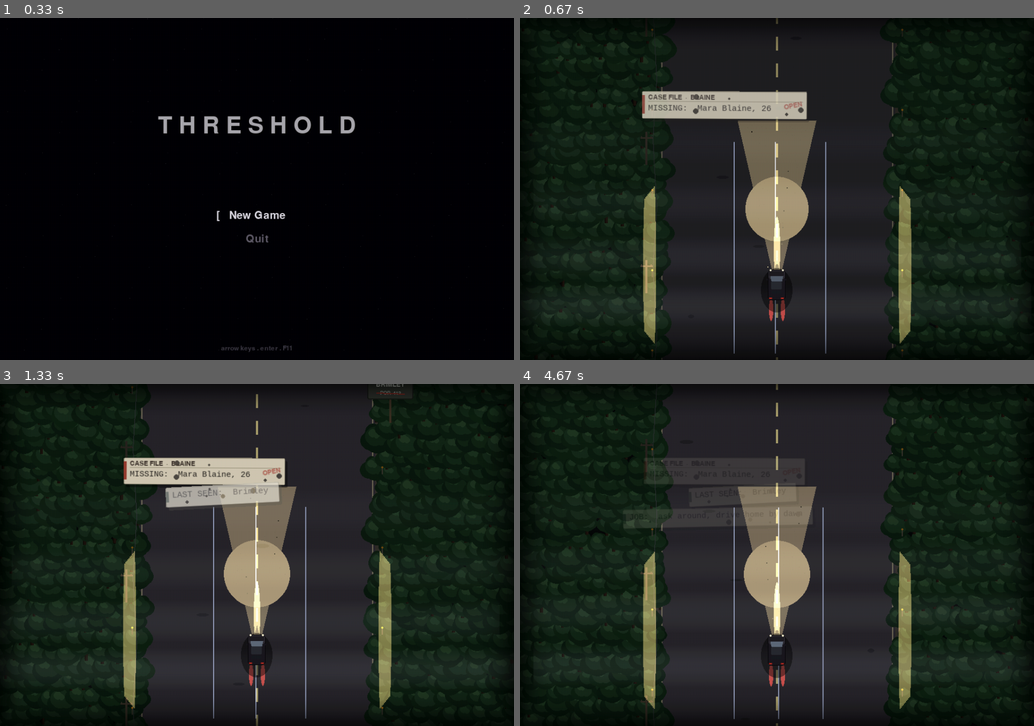
Above: before the commit, frames 1-4 (two rows, left to right).
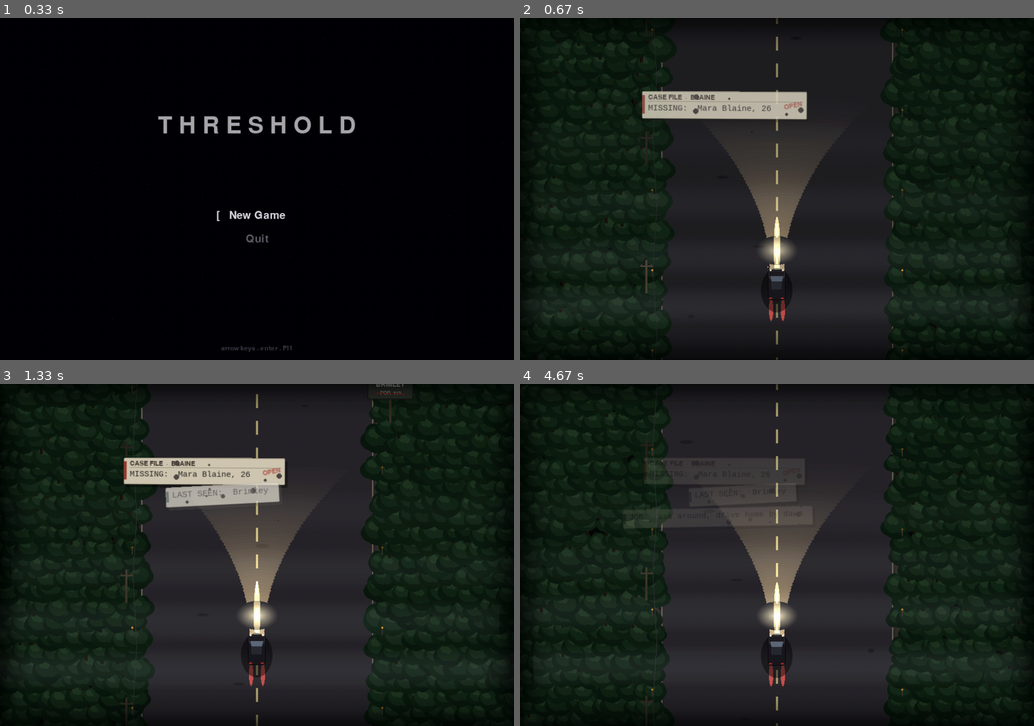
Above: after the commit, the same moments.

Repository: AV-ASU/Threshold
Game: pygame game, started from main.py
Two runs of this game, one before a commit and one after it. Both use one fixed random seed, a clock stepped at 60 frames per second and the inputs below.
Inputs:
- Up to frame 1 (0.33 s): no input
- Up to frame 2 (0.67 s): tap Enter at 0.33 s
- Up to frame 3 (1.33 s): hold Up 0.67-1.13 s; tap E at 1.22 s
- Up to frame 4 (4.67 s): type "ann" at 2.67 s; tap Enter at 3 s

Frame 1 is identical in both runs. In frame 2, 7.1% of the frame differs, in the area x 23-77%, y 30-99%; in frame 3, 6.7%; in frame 4, 7.2%, in the area x 23-77%, y 30-98%.

Commit message:
Rework the headlight beam; drop the side-spill and sheen lines
Top-down light on side geometry never read as anything but pasted-on
glows, so cut the tree-edge spill entirely and put the work into the beam
itself. The beam is now a warm cone built from stacked soft ellipse
slices: hot and tight at the lamps, splaying wider and cooling to amber as
it fades up the road, with a bright hotspot pooling on the asphalt just
ahead.

Fixes a real bug: the glow layer is composited with BLEND_RGBA_ADD, which
adds the full source RGB and ignores per-shape alpha -- so the old
alpha-based falloff did nothing and the beam blew out (and stayed bright
even when the engine died). The falloff now lives in the colour brightness,
scaled by distance and headlight strength, so the beam guts out correctly
as the lights die.

Also drop the cold "sheen" streaks (they read as painted lane lines).
Wet-road cues now come only from the warm headlight reflection and the red
taillight bleed -- both tied to actual light sources.

https://claude.ai/code/session_01WrwS5i6eVUcuwZtzFH1N9w

Diff:
--- a/systems/game.py
+++ b/systems/game.py
@@ -2817,21 +2817,7 @@
         # back toward the car, and the taillights bleeding red onto the road
         # behind it. All additive over the dark asphalt.
         gy = cy - int(H * 0.20)
-        sheen = 0.30 + 0.70 * light       # the slick fades as the lights die
         wet = pygame.Surface((W, H), pygame.SRCALPHA)
-        # Thin cold reflective streaks down the wet lane (shimmer slightly),
-        # concentrated in the lit near-field so they read as reflections, not
-        # painted lines, and fade out up the dark road.
-        for sf, amp in ((0.32, 3), (0.5, 2), (0.7, 3)):
-            sx = int(rx0 + road_w * sf + math.sin(t * 0.7 + sf * 10) * 3)
-            for i in range(5, 0, -1):
-                f = i / 5
-                rw = max(1, int(3 * f))
-                a = int(amp * (1 - f) * sheen)
-                if a > 0:
-                    pygame.draw.ellipse(wet, (104, 116, 140, a),
-                                        (sx - rw, cy - int(H * 0.42), 2 * rw,
-                                         int(H * 0.62)))
         # Warm streak where the headlights mirror back toward the car.
         for i in range(7, 0, -1):
             f = i / 7
@@ -2871,39 +2857,45 @@
             mist.blit(band, (int(math.sin(t * 0.3 + i * 2) * 30), my))
         s.blit(mist, (0, 0))
 
-        # Headlights: two beams projecting forward up the road, plus a soft
-        # warm pool elongated up-road (a teardrop, not a flat disc) so it
-        # reads as the asphalt lit ahead rather than a spotlight.
+        # The headlight beam itself: a warm cone thrown up the road from the
+        # lamps -- hot and tight at the bumper, splaying wider and cooling to
+        # amber as it fades into the dark ahead, with a bright hotspot pooling
+        # on the asphalt just in front. Built from stacked soft ellipse slices
+        # so the falloff is smooth and the sides are rounded -- not a hard
+        # trapezoid or a floating disc. (The side-spill onto the trees was
+        # dropped: top-down light on the treeline never read as anything but
+        # pasted-on glows.)
+        # NOTE: the glow layer is blitted with BLEND_RGBA_ADD, which adds the
+        # full source RGB wherever a shape is drawn (it ignores the source
+        # alpha). So the beam's falloff lives in the COLOUR brightness, scaled
+        # by distance and headlight strength -- not in alpha.
         glow = pygame.Surface((W, H), pygame.SRCALPHA)
         top_y = int(H * 0.30)
-        for dx in (-7, 7):
-            pygame.draw.polygon(glow, (80, 70, 46, int(28 * light)),
-                                [(cx + dx, cy - 20),
-                                 (cx + dx - 66, top_y), (cx + dx + 66, top_y)])
-        gx, gy = cx, cy - int(H * 0.20)
-        for i in range(26, 0, -1):
-            f = i / 26
-            rw = int(74 * f)
-            rh = int(150 * f)               # taller than wide -> up-road teardrop
-            a = int(7 * (1 - f) * light)
-            if a > 0:
-                pygame.draw.ellipse(glow, (132, 116, 78, a),
-                                    (gx - rw, gy - int(rh * 0.62), 2 * rw, rh))
-        # Headlights grazing the treeline: a dim warm rim that HUGS the inner
-        # forest edge and falls off into the woods, strongest beside the car
-        # and tapering up/down. A graze, not a spotlight -- the old centred
-        # ovals read as two lamps aimed at the trees.
-        gy0 = cy - int(H * 0.06)
-        for k in range(12):
-            inset = k * 2
-            a = int(6 * (1 - k / 12) * light)
-            if a <= 0:
-                continue
-            rh = int(H * 0.46) - k * 5
-            pygame.draw.ellipse(glow, (116, 98, 58, a),
-                                (rx0 - 9 - inset - 3, gy0 - rh // 2, 6, rh))
-            pygame.draw.ellipse(glow, (116, 98, 58, a),
-                                (rx1 + 9 + inset - 3, gy0 - rh // 2, 6, rh))
+        front = cy - 27                          # at the (1.3x) car's lamps
+        reach = int(H * 0.20)                    # how far the beam throws
+        span = max(1, front - reach)
+        slices = 60
+        eh = span // slices * 3 + 4              # tall slices -> heavy overlap
+        for i in range(slices, -1, -1):          # far+dim first, near+bright last
+            f = i / slices
+            y = front - int(f * span)
+            half = int(14 + f * f * road_w * 0.44)
+            b = (1 - f) ** 1.8 * light            # hot at the lamps, fading up
+            col = (min(255, int(176 * b)), min(255, int(150 * b)),
+                   min(255, int(104 * b)))
+            if col[0] + col[1] + col[2] > 3:
+                pygame.draw.ellipse(glow, col,
+                                    (cx - half, y - eh // 2, 2 * half, eh))
+        for i in range(13, 0, -1):               # hotspot just ahead of bumper
+            f = i / 13
+            rw, rh = int(40 * f) + 3, int(56 * f) + 3
+            hb = (1 - f) ** 1.3 * light
+            col = (min(255, int(210 * hb)), min(255, int(196 * hb)),
+                   min(255, int(150 * hb)))
+            if col[0] + col[1] + col[2] > 3:
+                pygame.draw.ellipse(glow, col,
+                                    (cx - rw, (front - 38) - rh // 2,
+                                     2 * rw, rh))
         s.blit(glow, (0, 0), special_flags=pygame.BLEND_RGBA_ADD)
 
         # Dust / moths drifting up through the headlight beam -- a little
